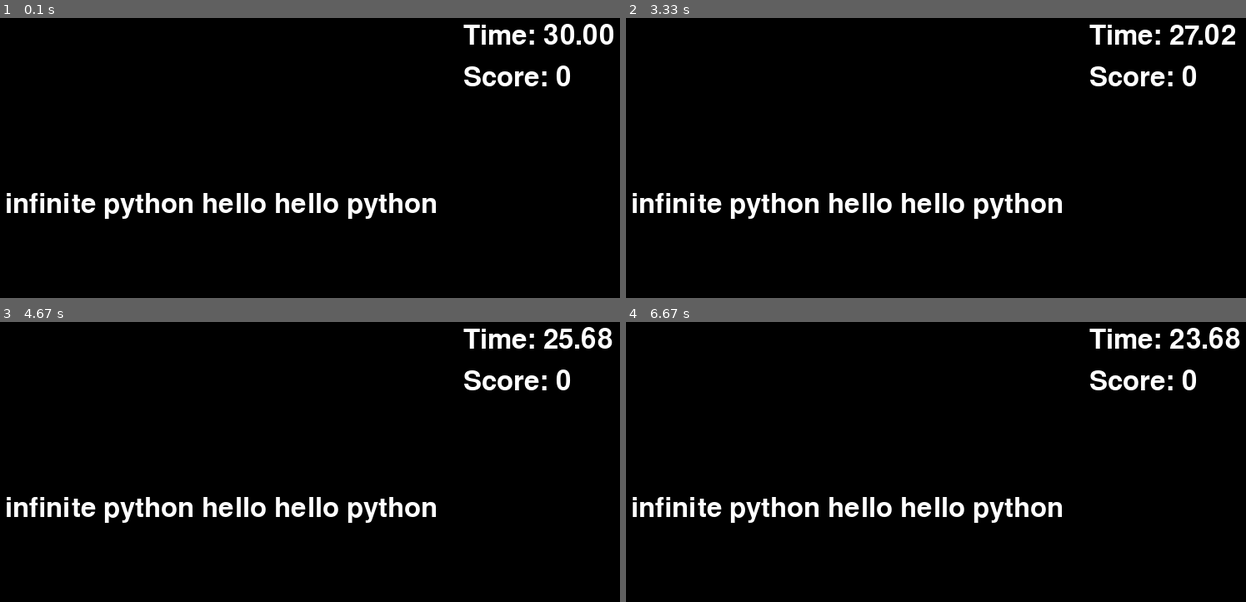
Above: before the commit, frames 1-4 (two rows, left to right).
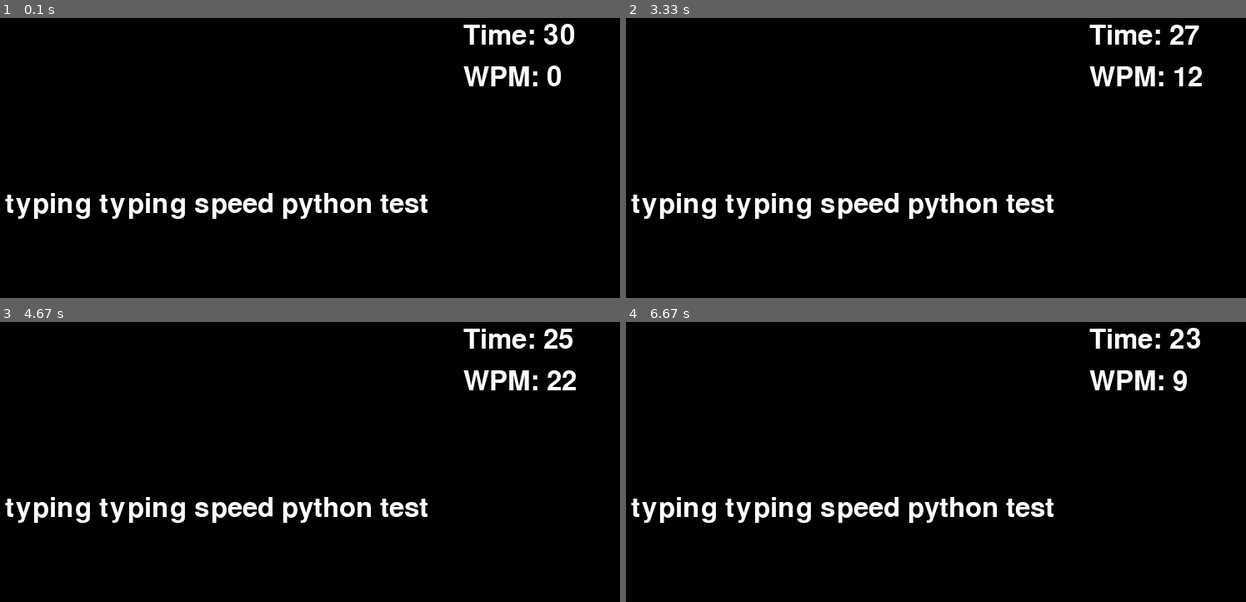
Above: after the commit, the same moments.

Repository: Akaneyana/PyGame
Game: pygame game, started from frontend/games/typingGame/TypingGame.py
Same seed, same stepped clock (60 frames per second), same inputs: the game is played once before the commit and once after it.
Inputs:
- Up to frame 1 (0.1 s): no input
- Up to frame 2 (3.33 s): type "ann" at 0.33 s; tap Enter at 0.67 s; hold Backspace 0.88-1.35 s; tap Space at 2.53, 2.93, 3.23 s
- Up to frame 3 (4.67 s): tap Space at 3.48, 3.82, 4.12, 4.32, 4.62 s
- Up to frame 4 (6.67 s): tap Enter at 4.82 s; tap Space at 5.22, 5.55, 5.85, 5.98, 6.38 s

The runs differ from the first frame. In frame 1, 3.5% of the frame differs, in the area x 0-99%, y 2-72%; in frame 2, 3.6%; in frame 3, 3.6%, in the area x 0-99%, y 1-72%; in frame 4, 3.6%.

Commit message:
update of database connection and TypingGame

Diff:
--- a/frontend/games/typingGame/TypingGame.py
+++ b/frontend/games/typingGame/TypingGame.py
@@ -1,6 +1,7 @@
 import pygame
 import random
 import time
+import os
 
 # Initialize Pygame
 pygame.init()
@@ -13,84 +14,94 @@
 BACKGROUND_COLOR = (0, 0, 0)
 TIME_LIMIT = 30  # Total time limit in seconds
 
-# Set up the display
-screen = pygame.display.set_mode((WIDTH, HEIGHT))
-pygame.display.set_caption("Typing Test Clone")
-font = pygame.font.Font(None, FONT_SIZE)
+class TypingGame:
+    def __init__(self):
+        self.screen = pygame.display.set_mode((WIDTH, HEIGHT))
+        pygame.display.set_caption("Typing Test Clone")
+        self.font = pygame.font.Font(None, FONT_SIZE)
+        self.words = self.load_words('words.txt')
+        self.running = True
+        self.input_text = ""
+        self.target_phrase = self.get_random_phrase()
+        self.start_time = None
+        self.wpm = 0
 
-# Function that loads a file
-def load_words(filename):
-    with open(filename, 'r') as file:
-        return [line.strip() for line in file.readlines()]
+    def load_words(self, filename):
+        file_path = os.path.join(os.path.dirname(__file__), filename)
+        with open(file_path, 'r') as file:
+            return [line.strip() for line in file.readlines()]
 
-# Load the words from words.txt
-words = load_words('words.txt')
+    def get_random_phrase(self, word_count=5):
+        return ' '.join(random.choices(self.words, k=word_count))
 
-# Function to get a random phrase
-def get_random_phrase(word_count=5):
-    return ' '.join(random.choices(words, k=word_count))
+    def calculate_wpm(self):
+        if self.start_time is None:
+            return 0
+        elapsed_time = time.time() - self.start_time
+        if elapsed_time > 0:
+            characters_typed = len(self.input_text)
+            words_typed = characters_typed / 5  # Average word length is 5 chars
+            return (words_typed / elapsed_time) * 60
+        return 0
 
-def main():
-    running = True
-    input_text = ""
-    target_phrase = get_random_phrase()
-    start_time = None
-    score = 0
+    def start_typing_game(self):
+        clock = pygame.time.Clock()
+        while self.running:
+            self.screen.fill(BACKGROUND_COLOR)
 
-    while running:
-        screen.fill(BACKGROUND_COLOR)
+            for event in pygame.event.get():
+                if event.type == pygame.QUIT:
+                    self.running = False
+                if event.type == pygame.KEYDOWN:
+                    if event.key == pygame.K_RETURN:
+                        if self.input_text == self.target_phrase:
+                            self.input_text = ""
+                            self.target_phrase = self.get_random_phrase()
+                            self.start_time = None  # Reset timer
+                        else:
+                            self.input_text = ""  # Reset input on wrong attempt
+                    elif event.key == pygame.K_BACKSPACE:
+                        self.input_text = self.input_text[:-1]
+                    else:
+                        self.input_text += event.unicode
+                        if self.start_time is None:
+                            self.start_time = time.time()
 
-        for event in pygame.event.get():
-            if event.type == pygame.QUIT:
-                running = False
-            if event.type == pygame.KEYDOWN:
-                if event.key == pygame.K_RETURN:
-                    if input_text == target_phrase:
-                        score += 1
-                        input_text = ""
-                        target_phrase = get_random_phrase()
-                        start_time = None  # Reset timer
-                    else:
-                        input_text = ""  # Reset input on wrong attempt
-                elif event.key == pygame.K_BACKSPACE:
-                    input_text = input_text[:-1]
-                else:
-                    input_text += event.unicode
-                    if start_time is None:  # Start timer on first input
-                        start_time = time.time()
+            # Calculate remaining time
+            if self.start_time is not None:
+                elapsed_time = time.time() - self.start_time
+                remaining_time = max(0, TIME_LIMIT - elapsed_time)
+                self.wpm = self.calculate_wpm()
+            else:
+                remaining_time = TIME_LIMIT  # Timer not started yet
+                self.wpm = 0
 
-        # Calculate remaining time
-        if start_time is not None:
-            elapsed_time = time.time() - start_time
-            remaining_time = max(0, TIME_LIMIT - elapsed_time)
-        else:
-            remaining_time = TIME_LIMIT  # Timer not started yet
+            # Render the target phrase and user input
+            target_surface = self.font.render(self.target_phrase, True, TEXT_COLOR)
+            input_surface = self.font.render(self.input_text, True, TEXT_COLOR)
 
-        # Render the target phrase and user input
-        target_surface = font.render(target_phrase, True, TEXT_COLOR)
-        input_surface = font.render(input_text, True, TEXT_COLOR)
+            self.screen.blit(target_surface, (50, HEIGHT // 2 - FONT_SIZE))
+            self.screen.blit(input_surface, (50, HEIGHT // 2 + FONT_SIZE))
 
-        screen.blit(target_surface, (50, HEIGHT // 2 - FONT_SIZE))
-        screen.blit(input_surface, (50, HEIGHT // 2 + FONT_SIZE))
+            # Render the countdown timer
+            timer_surface = self.font.render(f'Time: {int(remaining_time)}', True, TEXT_COLOR)
+            self.screen.blit(timer_surface, (WIDTH - 200, 50))
 
-        # Render the countdown timer
-        timer_surface = font.render(f'Time: {remaining_time:.2f}', True, TEXT_COLOR)
-        screen.blit(timer_surface, (WIDTH - 200, 50))
+            # Check if time is up
+            if remaining_time <= 0:
+                self.input_text = ""  # Reset input
+                self.target_phrase = self.get_random_phrase()  # Get a new phrase
+                self.start_time = None  # Reset the timer
 
-        # Check if time is up
-        if remaining_time <= 0:
-            input_text = ""  # Reset input
-            target_phrase = get_random_phrase()  # Get a new phrase
-            start_time = None  # Reset the timer
+            # Display the WPM
+            wpm_surface = self.font.render(f'WPM: {int(self.wpm)}', True, TEXT_COLOR)
+            self.screen.blit(wpm_surface, (WIDTH - 200, 100))
 
-        # Display the score
-        score_surface = font.render(f'Score: {score}', True, TEXT_COLOR)
-        screen.blit(score_surface, (WIDTH - 200, 100))
+            pygame.display.flip()
+            clock.tick(FPS)
 
-        pygame.display.flip()
-        pygame.time.Clock().tick(FPS)
-
-    pygame.quit()
+        pygame.quit()
 
 if __name__ == "__main__":
-    main()
+    game = TypingGame()
+    game.start_typing_game()
--- a/main.py
+++ b/main.py
@@ -3,7 +3,7 @@
 import os
 from frontend.games.reactionTimeGame import ReactionTime  # Import the Reaction Time game logic
 from frontend.user.loginPage import login_page  # Import the login page function
-from frontend.games.typingGame import TypingGame # Import the Typing Game logic
+from frontend.games.typingGame.TypingGame import TypingGame  # Import the Typing Game class
 
 # Determine the base path for accessing files in the bundled app or during development
 if getattr(sys, 'frozen', False):  # Check if running as a bundled executable
@@ -15,7 +15,7 @@
 # Screen configuration
 res = (720, 720)
 screen = pygame.display.set_mode(res)
-pygame.display.set_caption("")
+pygame.display.set_caption("Game Selection")
 
 # Colors
 white = (255, 255, 255)
@@ -57,7 +57,7 @@
     screen.blit(reaction_time_text, reaction_time_text_rect)
 
     # Typing Game Button
-    typing_game_button_rect = pygame.Rect(typing_game_button_position, game_button_size)  # FIXED
+    typing_game_button_rect = pygame.Rect(typing_game_button_position, game_button_size)
     typing_game_color = button_hover_color if typing_game_button_rect.collidepoint(mouse_x, mouse_y) else button_color
     pygame.draw.rect(screen, typing_game_color, typing_game_button_rect)
     typing_game_text_rect = typing_game_text.get_rect(center=typing_game_button_rect.center)
@@ -77,15 +77,15 @@
         elif event.type == pygame.MOUSEBUTTONDOWN:
             if reaction_time_button_rect.collidepoint(mouse_x, mouse_y):
                 ReactionTime.start_reaction_time_game(screen, 1)  # Navigate to Reaction Time game
-            elif typing_game_button_rect.collidepoint(mouse_x, mouse_y):  # FIXED
-                TypingGame.start_typing_game(screen)  # Navigate to Typing Game
+            elif typing_game_button_rect.collidepoint(mouse_x, mouse_y):
+                game = TypingGame()  # Instantiate TypingGame
+                game.start_typing_game()  # Start Typing Game
             elif login_page_button_rect.collidepoint(mouse_x, mouse_y):
                 login_page(screen)  # Navigate to Login Page
 
-
     pygame.display.flip()
 
-    # caps the frame rate at the FPS value which is 60
+    # Caps the frame rate at the FPS value, which is 60
     clock.tick(FPS)
 
 pygame.quit()
